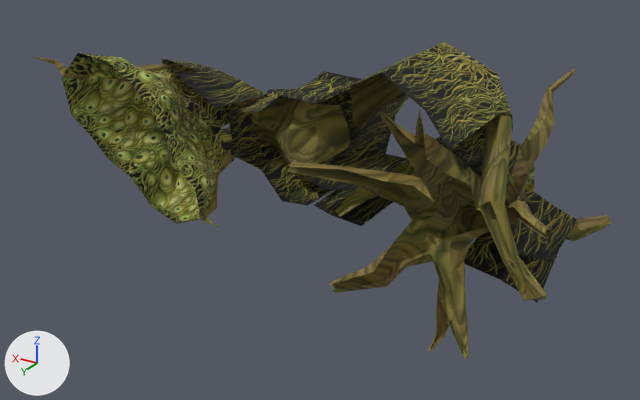
What one commit did to the OBJ model sceneobjs/huodong_fuben_249/huodong_fuben_249_tengman_01c.obj.
The view is the same before and after, from a 50 mm camera at (-462.0, 703.0, 342.0) aimed at (37.0, -128.0, -74.0). The axes (+X, +Y, +Z) are drawn at lower left. The lights are the same throughout. Where no turn or scale is listed for an object, it has been applied to the vertices. Vertices at the same position are counted once.

In view in the first picture: 'huodong_fuben_249_tengman_01c'.
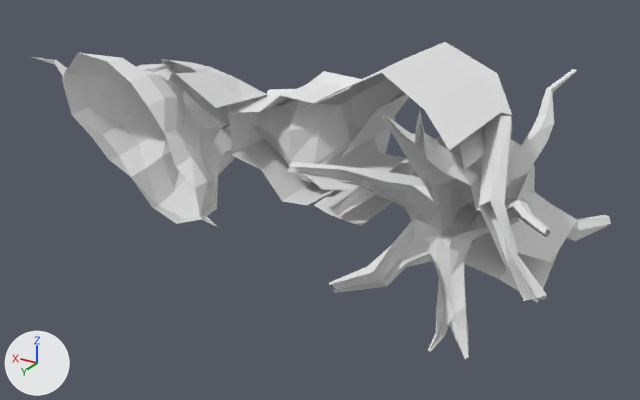
Scene script edits in JSON lines:
```json
{"op": "add", "block": "mat_material_2_1", "code": ["mat_material_2_1 = principled_material('material_2')", "mat_material_2_1.base_color = (0.8, 0.8, 0.8)  # white #e7e7e7", "mat_material_2_1.roughness = 1.0"]}
{"op": "add", "block": "mat_material_3_1", "code": ["mat_material_3_1 = principled_material('material_3')", "mat_material_3_1.base_color = (0.8, 0.8, 0.8)  # white #e7e7e7", "mat_material_3_1.roughness = 1.0"]}
{"op": "add", "block": "mat_material_1_1", "code": ["mat_material_1_1 = principled_material('material_1')", "mat_material_1_1.base_color = (0.8, 0.8, 0.8)  # white #e7e7e7", "mat_material_1_1.roughness = 1.0"]}
{"block": "me_huodong_fuben_249_tengman_01c", "where": "me_huodong_fuben_249_tengman_01c.from_pydata(...)  # 715 vertices, 1138 faces; spans x -275.0..339.0, y -336.0..16.0, z -138.0..107.0"}
{"block": "me_huodong_fuben_249_tengman_01c", "where": "# used by ob_huodong_fuben_249_tengman_01c; location = (0.0, 0.0, 0.0)"}
{"block": "me_huodong_fuben_249_tengman_01c", "change": "me_huodong_fuben_249_tengman_01c part 1: all 99 faces that had it switch from mat_material_2 (picture img_huodong_fuben_249_tengman_03_png) to mat_material_2_1 (white #e7e7e7)"}
{"block": "me_huodong_fuben_249_tengman_01c", "change": "me_huodong_fuben_249_tengman_01c part 2: all 723 faces that had it switch from mat_material_3 (picture img_huodong_fuben_249_tengman_02_png) to mat_material_3_1 (white #e7e7e7)"}
{"block": "me_huodong_fuben_249_tengman_01c", "change": "me_huodong_fuben_249_tengman_01c part 3: all 316 faces that had it switch from mat_material_1 (picture img_huodong_fuben_249_tengman_01_png) to mat_material_1_1 (white #e7e7e7)"}
```

What differs and where, as boxes [x1, y1, x2, y2] in the pictures (640 x 400 px):
```json
{"part": 1, "of": "me_huodong_fuben_249_tengman_01c", "change": "recoloured", "before": [511, 139, 535, 192], "after": [511, 139, 535, 192], "on screen": "yellow to grey"}
{"part": 2, "of": "me_huodong_fuben_249_tengman_01c", "change": "recoloured", "before": [29, 56, 611, 359], "after": [29, 56, 611, 359], "on screen": "yellow to grey"}
{"part": 3, "of": "me_huodong_fuben_249_tengman_01c", "change": "recoloured", "before": [62, 42, 577, 303], "after": [62, 42, 577, 303], "on screen": "yellow to white"}
```
